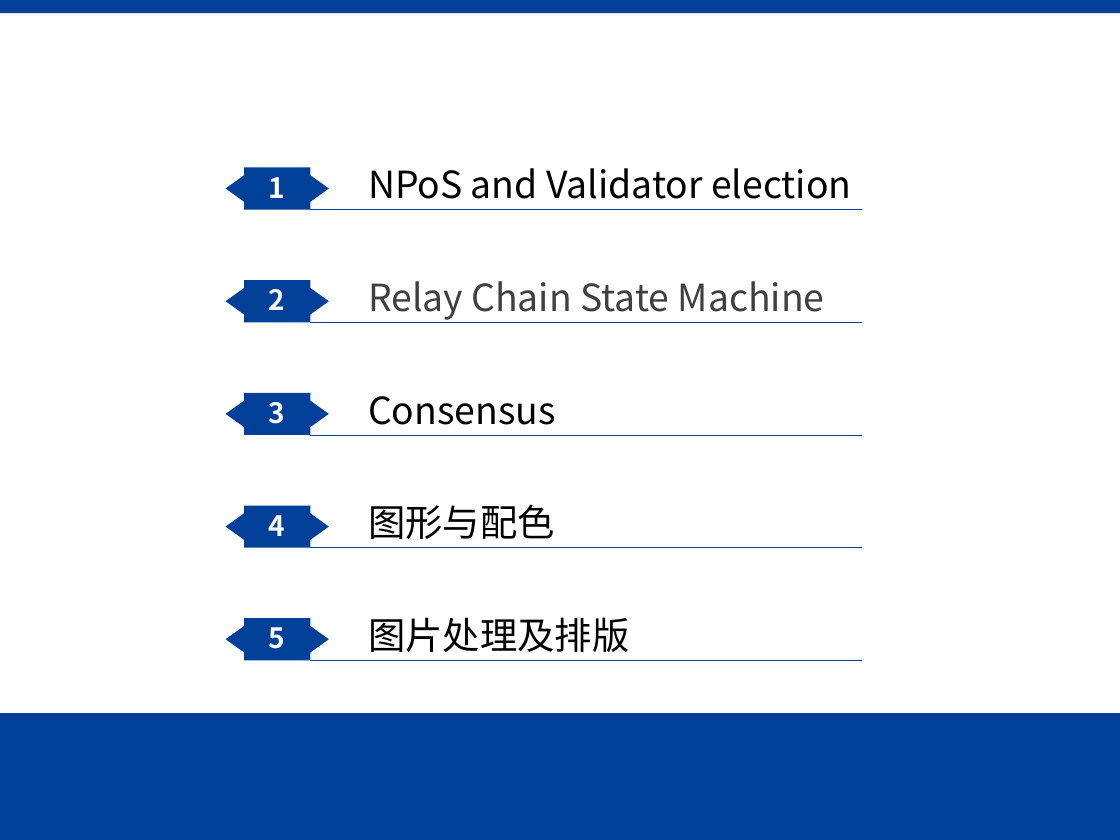
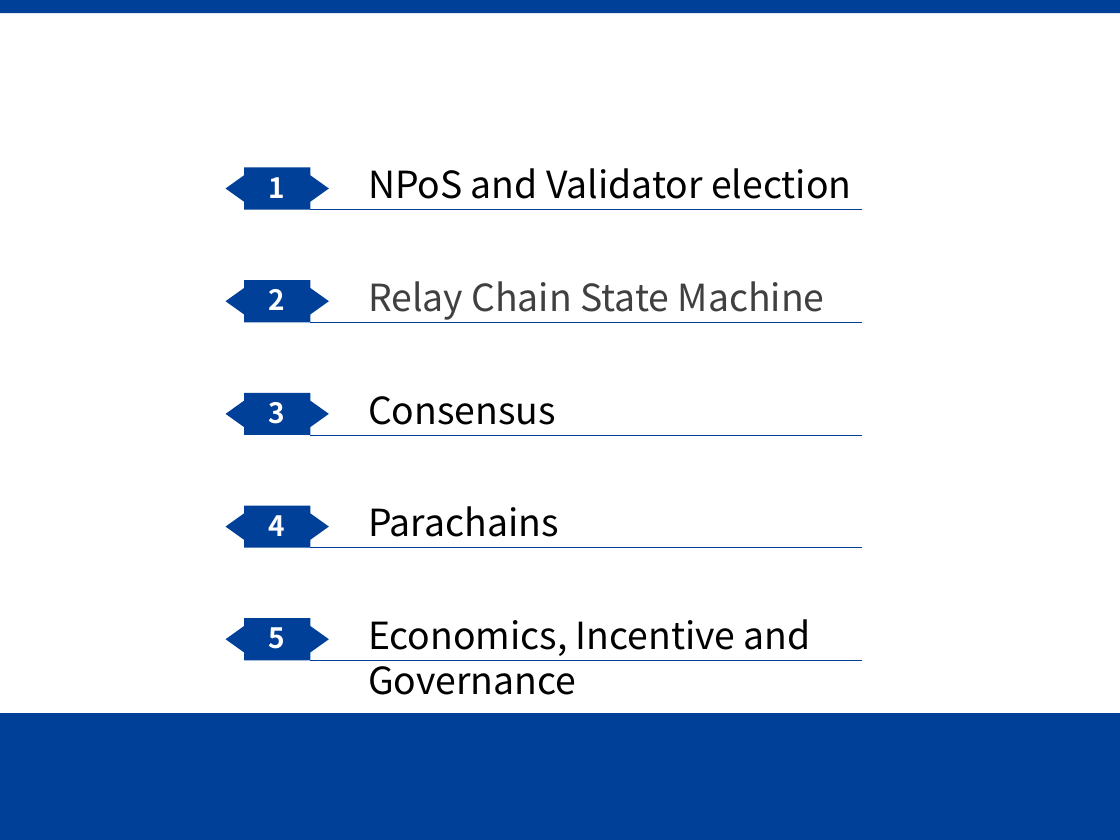
Before and after one commit to Voidkai/Polkadot, a slide deck: slide 2 of Polkadot-PPT.pptx. Drawn at 1120x840 pixels with LibreOffice and Linux fonts; fonts in the diff are those of the drawing; background and template pictures are left out. Boxes give left, top, right and bottom in pixels: in the first picture for what was removed or moved away, otherwise in the second. Text is boxed around its words. In the diff, an @@ line names an element or a change of style, - is before the commit and + after.

```diff
--- a/Polkadot-PPT.pptx
+++ b/Polkadot-PPT.pptx
@@ text at (368, 506, 559, 537): text changed @@
-图形与配色
+Parachains
@@ text at (368, 619, 811, 695): text changed @@
-图片处理及排版
+Economics, Incentive and Governance
```
Also in this commit, not shown: 8 other slides changed, 1 slide added.
